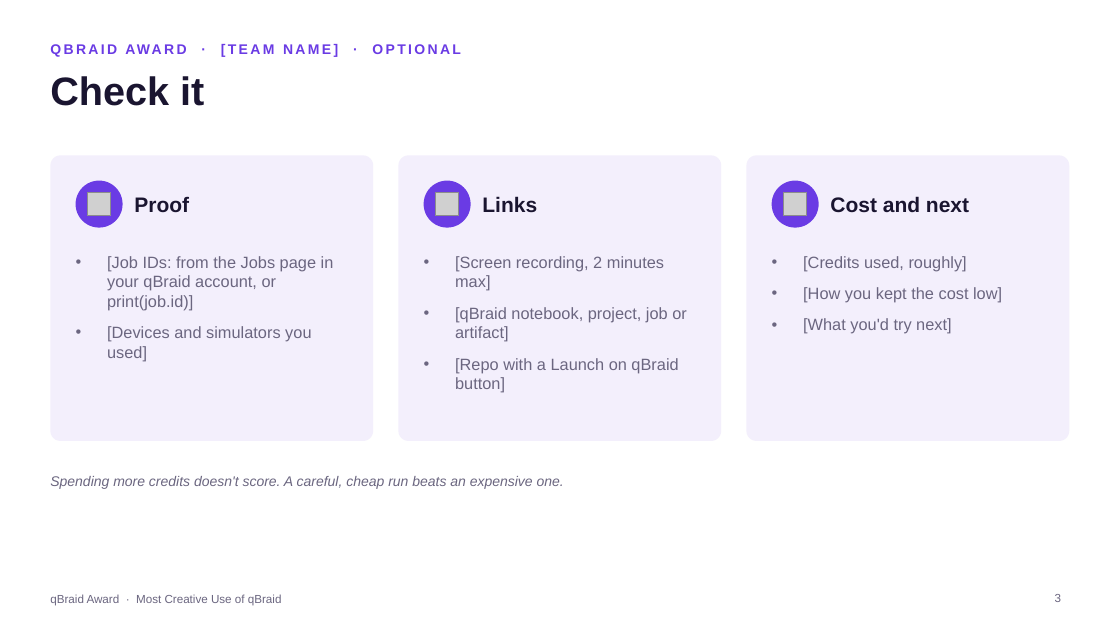
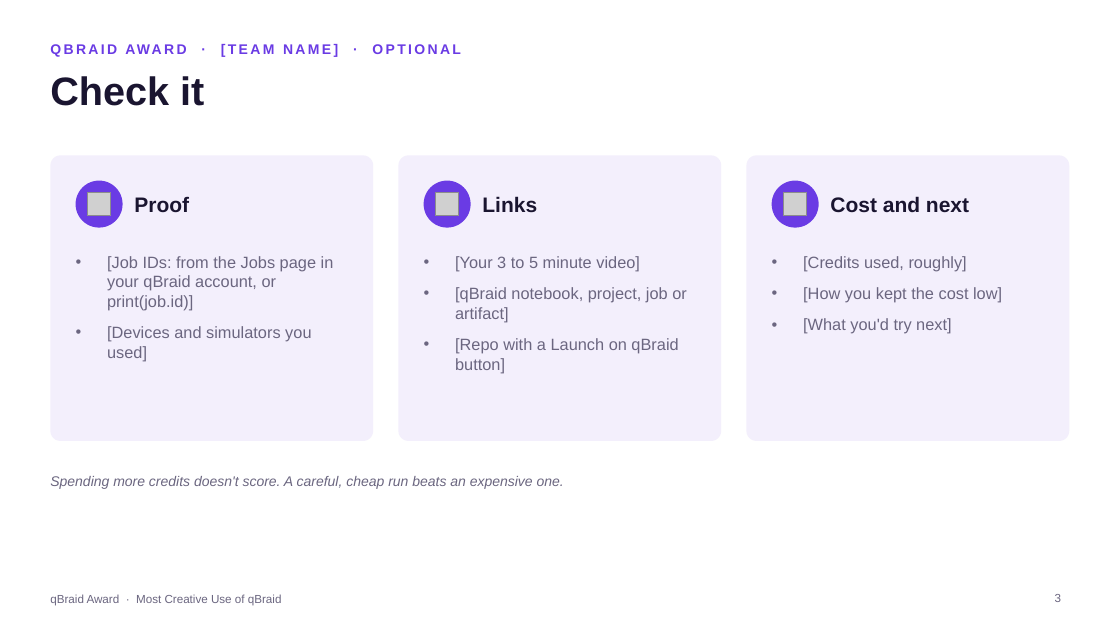
Before and after one commit to qBraid/tn-quantum-hackathon, a slide deck: slide 3 of 4-qbraid-award/qbraid-award-template.pptx. Drawn at 1120x630 pixels with LibreOffice and Linux fonts; fonts in the diff are those of the drawing; grey boxes stand for pictures. Boxes give left, top, right and bottom in pixels: in the first picture for what was removed or moved away, otherwise in the second. Text is boxed around its words. In the diff, an @@ line names an element or a change of style, - is before the commit and + after.

```diff
--- a/4-qbraid-award/qbraid-award-template.pptx
+++ b/4-qbraid-award/qbraid-award-template.pptx
@@ text at bbox=[455, 256, 640, 272]: text changed @@
-• [Screen recording, 2 minutes max]
+• [Your 3 to 5 minute video]
```
Also in this commit, not shown: 2 other slides changed, 8 other files.
